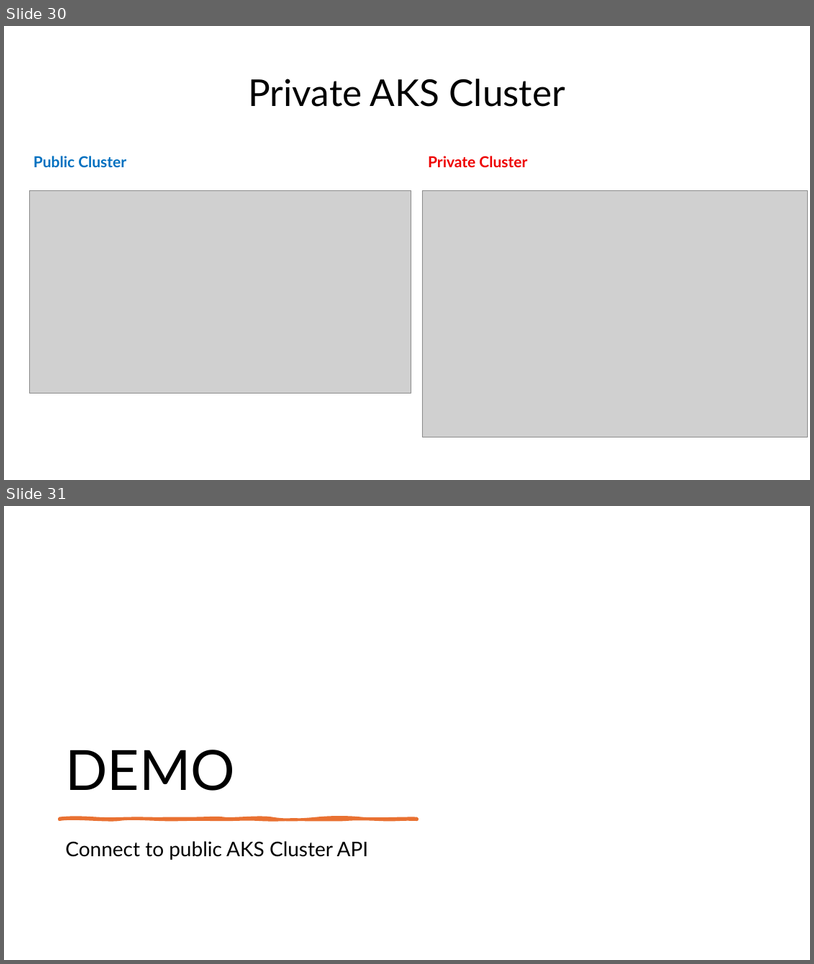
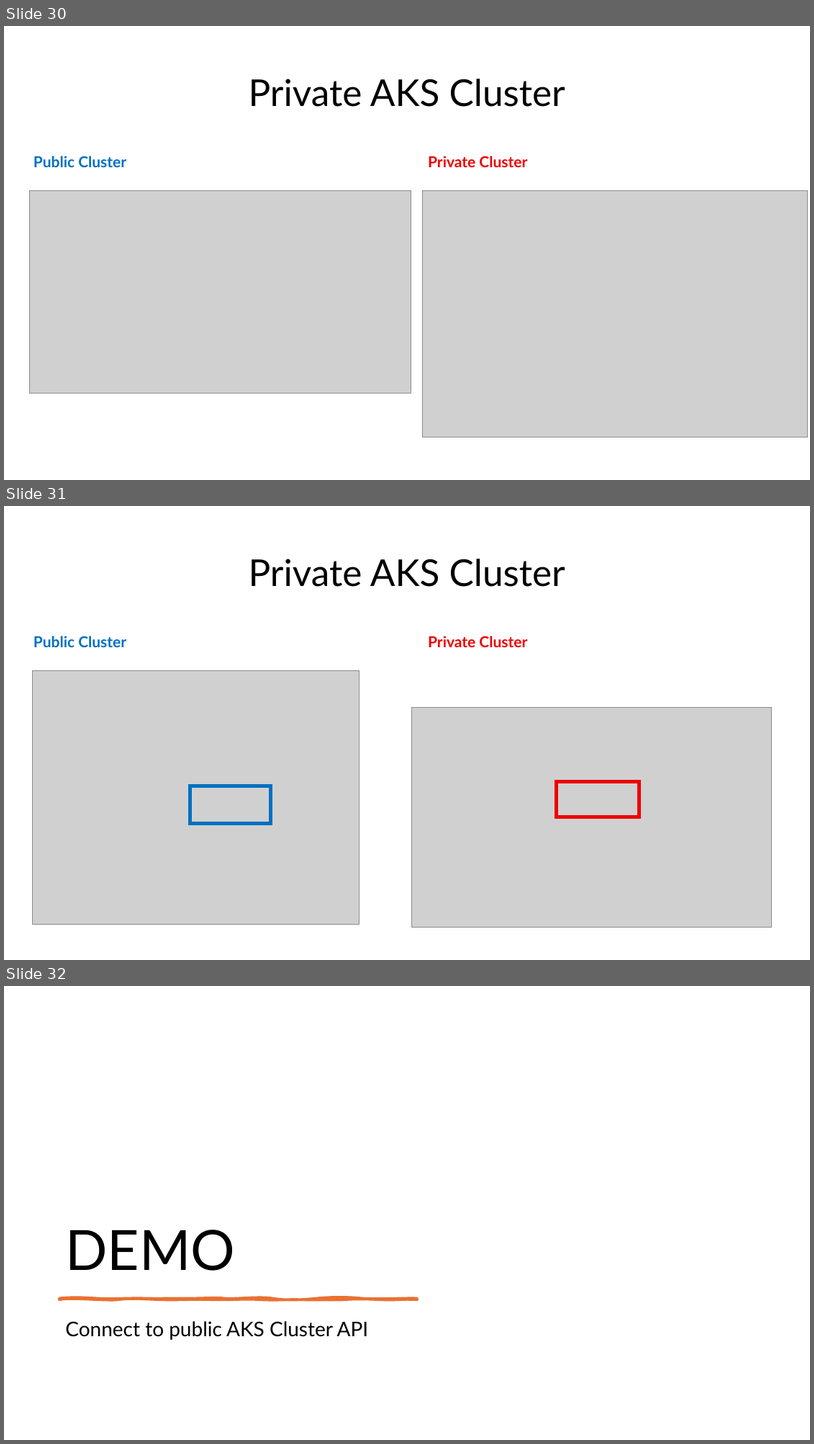
Before and after one commit to fhbilgen/AKSWorkshop, a slide deck: AKS_01_Core_and_Setup.pptx. Shown one above the other, each under a label of ours: slides 30 and 31 before the commit, slides 30, 31 and 32 after it. The pictures are 814x964 and 814x1444 pixels, drawn with LibreOffice and Linux fonts; fonts in the diff are those of the drawing; grey boxes stand for pictures. Boxes give left, top, right and bottom in pixels: in the first picture for what was removed or moved away, otherwise in the second. Text is boxed around its words. In the diff, an @@ line names an element or a change of style, - is before the commit and + after.

```diff
--- a/AKS_01_Core_and_Setup.pptx
+++ b/AKS_01_Core_and_Setup.pptx
@@ slide 31 added at bbox=[4, 506, 810, 960], background #FFFFFF @@
@@ title added at bbox=[249, 559, 566, 587], 44 pt, text #000000 @@
+Private AKS Cluster
@@ text added at bbox=[34, 636, 126, 647], 18 pt, text #0070C0, bold @@
+Public Cluster
@@ text added at bbox=[428, 636, 527, 647], 18 pt, text #EE0000, bold @@
+Private Cluster
@@ picture added at bbox=[32, 671, 359, 924] @@
@@ picture added at bbox=[412, 708, 772, 926] @@
@@ rectangle added at bbox=[190, 786, 271, 824], outline #0070C0 4.5 pt @@
@@ rectangle added at bbox=[557, 782, 639, 818], outline #EE0000 4.5 pt @@
@@ what was slide 31 is now slide 32 @@
```
Also in this commit, not shown: 6 other files.
